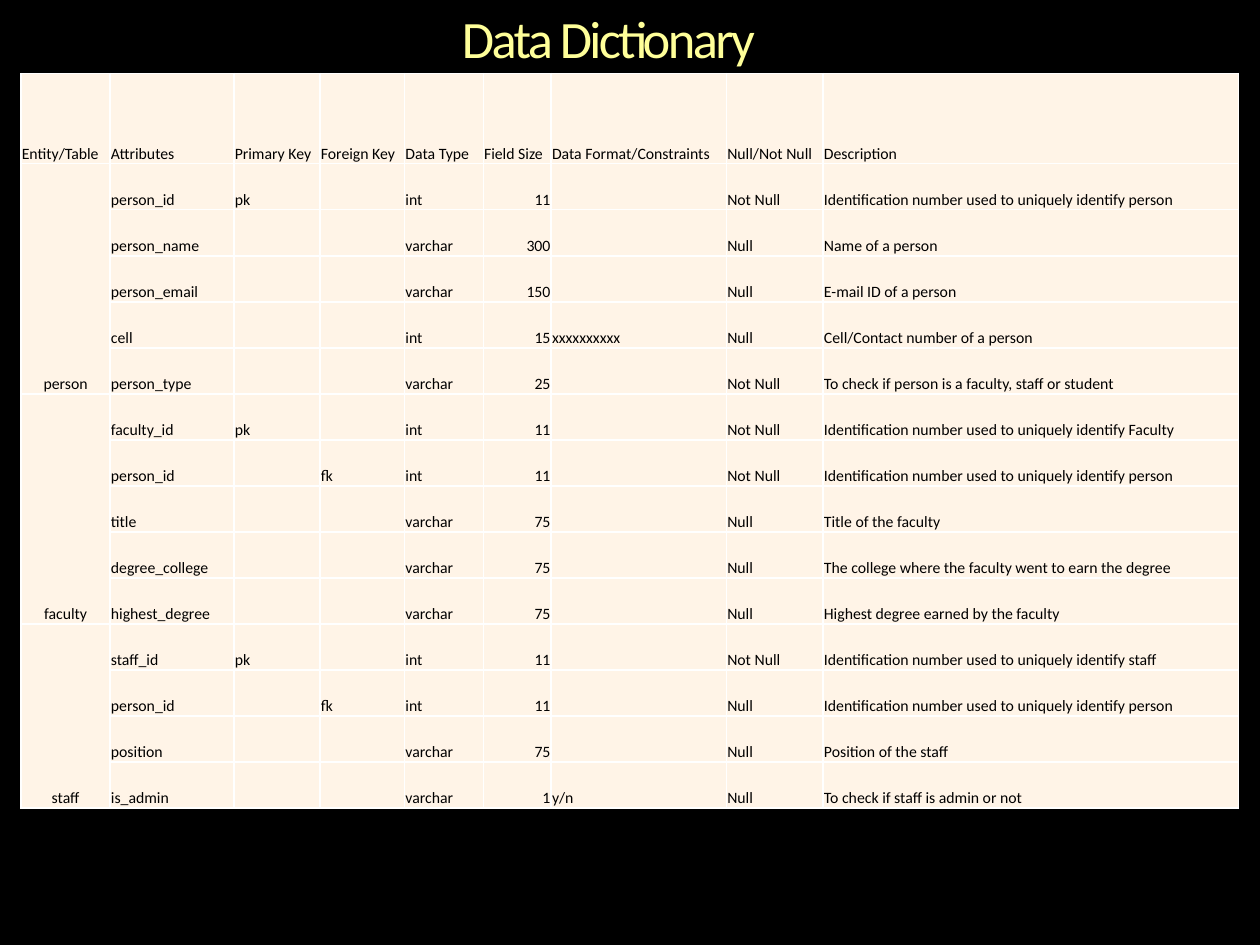
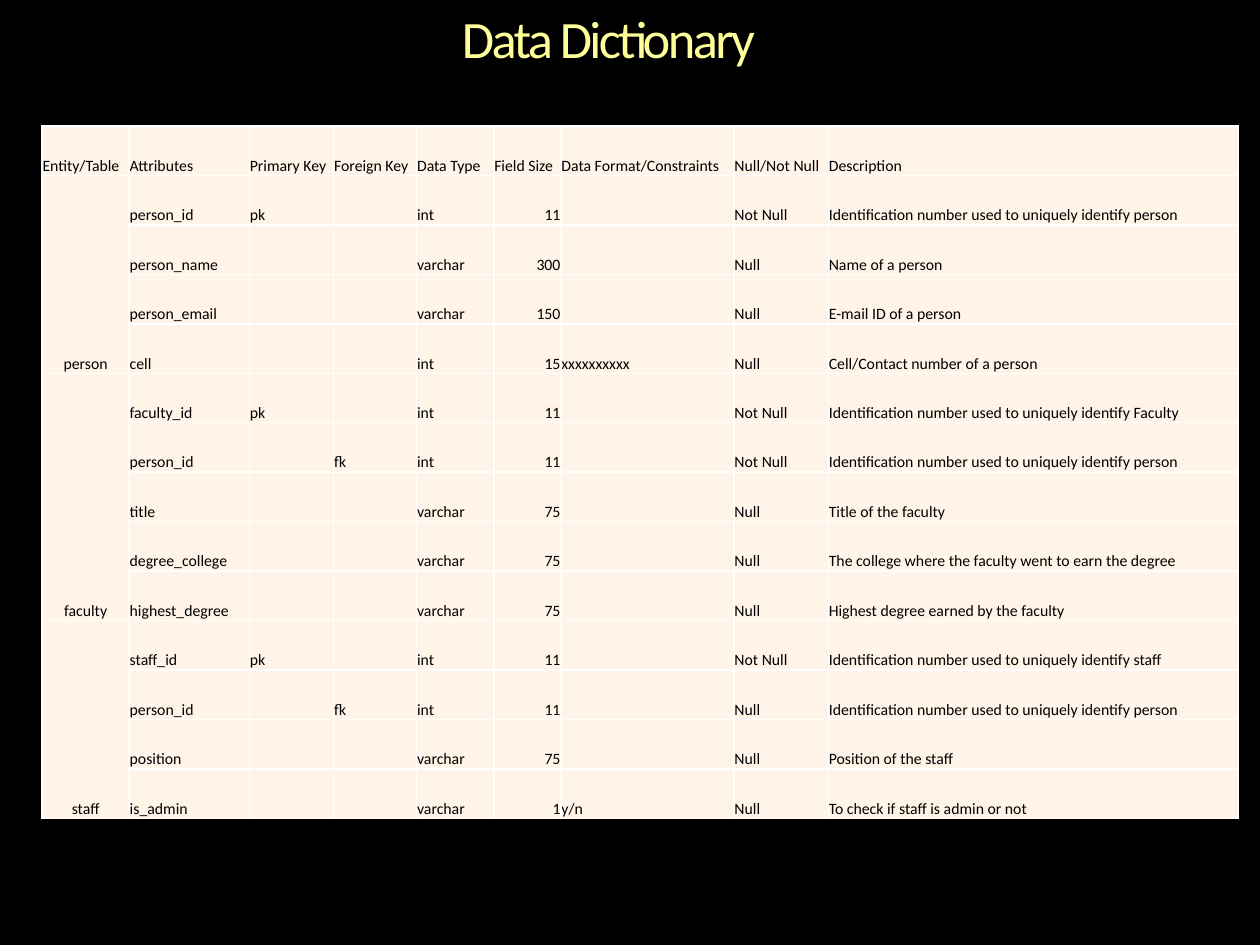
Before and after one commit to dhananjay-arora/Database-System, a slide deck: slide 7 of Group7.pptx. Drawn at 1260x945 pixels with LibreOffice and Linux fonts; fonts in the diff are those of the drawing; background and template pictures are left out. Boxes give left, top, right and bottom in pixels: in the first picture for what was removed or moved away, otherwise in the second. Text is boxed around its words. In the diff, an @@ line names an element or a change of style, - is before the commit and + after.

Commit message:
Removed person type

```diff
--- a/Group7.pptx
+++ b/Group7.pptx
@@ table at (42, 126, 1237, 821) @@
-row 6:  | person_type |  |  | varchar | 25 |  | Not Null | To check if person is a faculty, staff or student
@@ table: place and size @@
-table at (21, 73, 1239, 810)
+table at (42, 126, 1237, 821)
```
Also in this commit, not shown: 2 other files.
